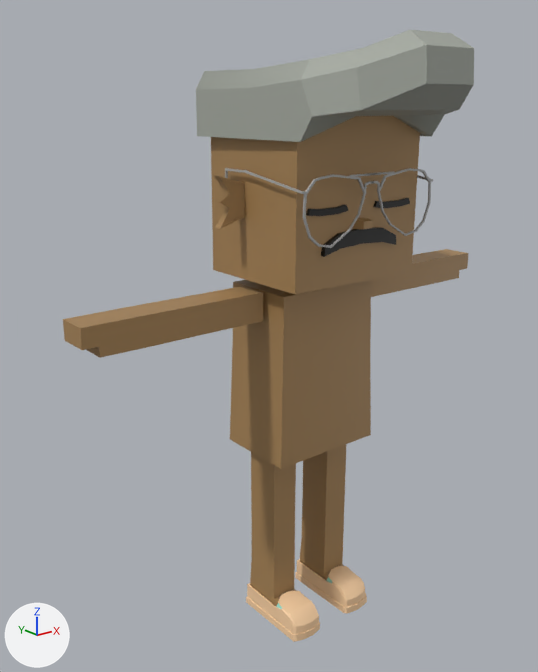
What one commit did to the FBX model mustachiorascals/fbx/52188872-7e8c-4195-aa0f-1b1899abcb03.fbx.
Before and after are seen from a 50 mm camera at (-0.0247, -0.027, 0.0276) aimed at (-0.0025, 0.0008, 0.0164). The lights are fixed; the arrows at lower left show +X, +Y and +Z. Where no turn or scale is listed for an object, it has been applied to the vertices.

Names of what the first picture shows: 'e_6', 'ew_aviator_2', 'f_slipons', 'h_pompadour', 'm_anchorman', 'mustachio_arms', 'mustachio_body', 'mustachio_head', 'mustachio_legs'.
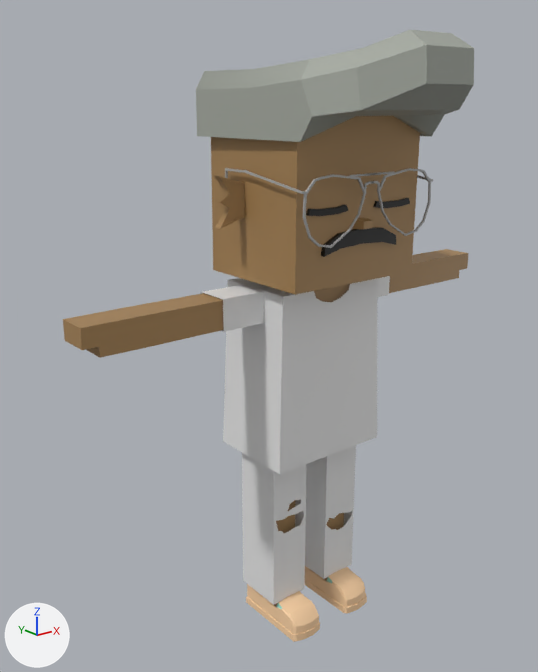
Pixel boxes [x1, y1, x2, y2] of what changed, in the pictures (538 x 672 px):
'c_shirt_1', added
    after: [223, 278, 378, 474]
'c_rippedjeans', added
    after: [242, 445, 356, 605]
'c_shirt_2', added
    after: [201, 276, 390, 332]
'mustachio_body', unchanged, covered by the edit
    before: [230, 280, 372, 469]
    after: [314, 284, 350, 302]
'mustachio_legs', unchanged, covered by the edit
    before: [250, 444, 346, 606]
    after: [274, 500, 344, 606]

The edits, one by one:
Material 'upper_garment_1' (mat_upper_garment_1) is new.
Its base color is (0.8, 0.8, 0.8) (white #e7e7e7).
Material 'lower_garment' (mat_lower_garment) is new.
Its base color is (0.8, 0.8, 0.8) (white #e7e7e7).
Mesh me_mesh_011 is new.
It has 230 vertices, 212 faces and spans x -0.00349..0.00349, y -0.0013..0.00353, z 0.00994..0.01894.
It uses material mat_upper_garment_1 (white #e7e7e7).
Mesh me_mesh_003_1 is new.
It has 277 vertices, 244 faces and spans x -0.00297..0.00299, y -0.00021..0.00257, z 0.0014..0.01069.
It uses material mat_lower_garment (white #e7e7e7).
Mesh me_mesh_012 is new.
It has 24 vertices, 18 faces and spans x -0.00561..0.00561, y 0.00027..0.00209, z 0.01737..0.01893.
It uses material mat_upper_garment_1 (white #e7e7e7).
Object 'c_shirt_1' (ob_c_shirt_1) is new; it shows me_mesh_011.
Its location is (0.0, 0.0, 0.0).
Object 'c_rippedjeans' (ob_c_rippedjeans) is new; it shows me_mesh_003_1.
Its location is (0.0, 0.0, 0.0).
Object 'c_shirt_2' (ob_c_shirt_2) is new; it shows me_mesh_012.
Its location is (0.0, 0.0, 0.0).
